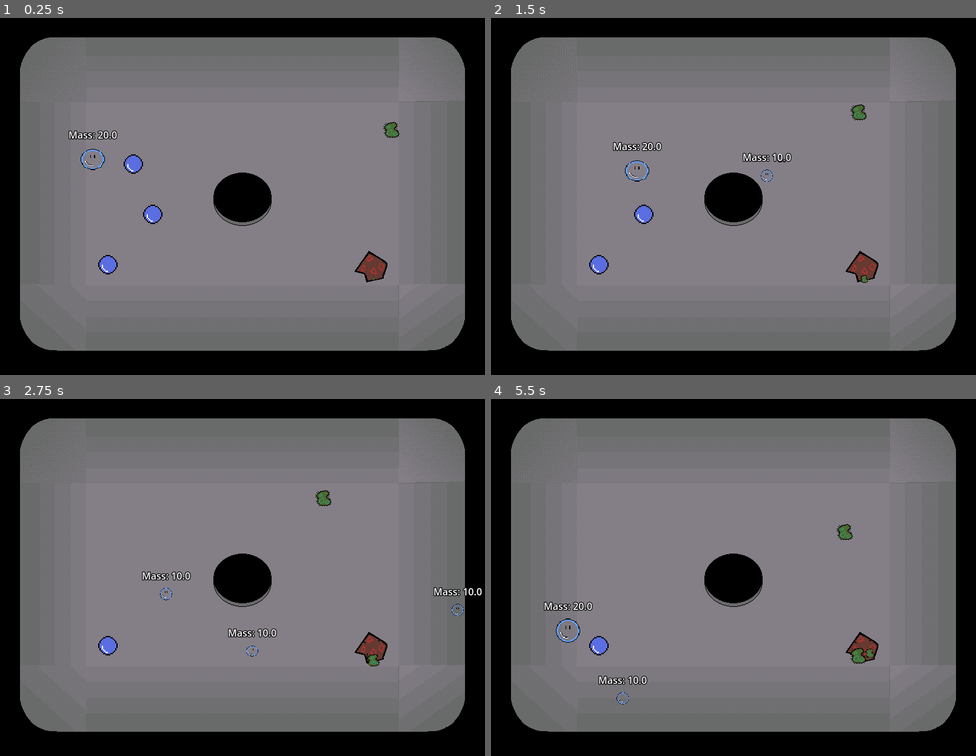
Above: before the commit, frames 1-4 (two rows, left to right).
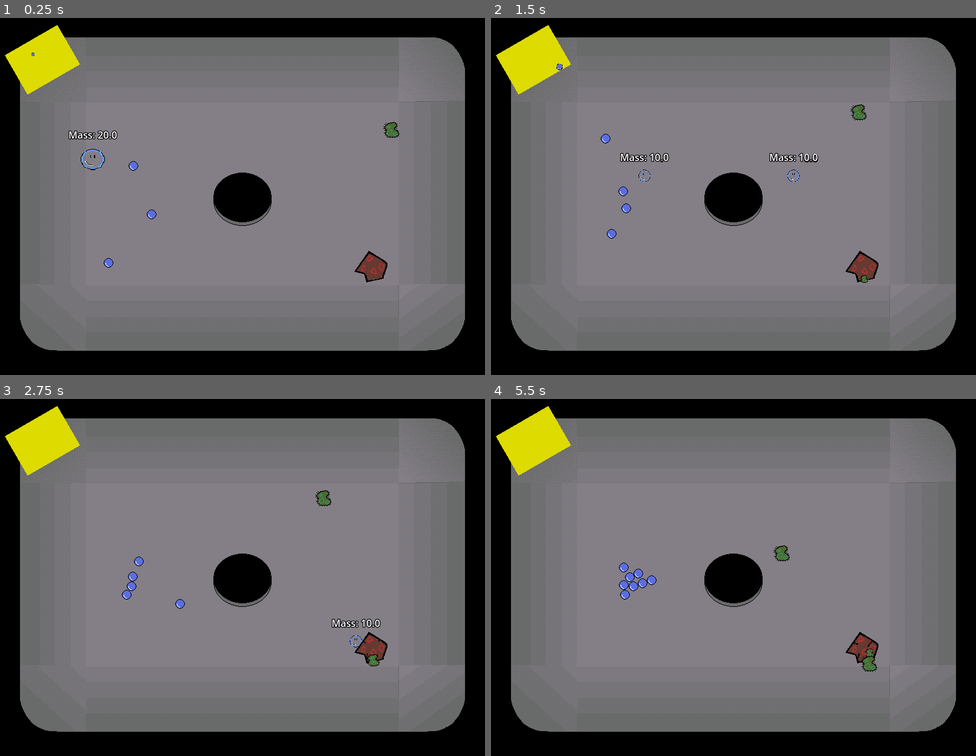
Above: after the commit, the same moments.

Repository: that-damn-cat/BubbleTrouble
Game: Godot game, scene res://game.tscn
Same seed, same stepped clock (60 frames per second), same inputs: the game is played once before the commit and once after it.
Inputs:
- Up to frame 1 (0.25 s): no input
- Up to frame 2 (1.5 s): hold Right (right) 0.53-1.28 s; tap Space (shoot) at 0.6, 1.35 s; hold Down (down) from 1.28 s (still down)
- Up to frame 3 (2.75 s): release Down (down) at 2.03 s; hold Right (right) from 2.03 s (still down); tap Space (shoot) at 2.1 s
- Up to frame 4 (5.5 s): release Right (right) at 2.78 s; hold Up (up) 2.78-3.53 s; tap Space (shoot) every 0.75 s from 2.85 to 5.1 s; hold Left (left) 3.53-5.03 s; hold Down (down) from 5.03 s (still down)

The runs differ from the first frame. In frame 1, 2.0% of the frame differs, in the area x 1-34%, y 2-72%; in frame 2, 2.9%; in frame 3, 2.7%; in frame 4, 3.0%, in the area x 1-80%, y 2-86%.

Commit message:
Ough My Brain Hurts
Physics

Diff:
--- a/Components/ForceRegion/force_region.gd
+++ b/Components/ForceRegion/force_region.gd
@@ -16,15 +16,15 @@
 	var collision_shape = find_children("*", "CollisionShape2D", false)[0]
 	var shape = collision_shape.shape
 
-	if shape is CircleShape2D:
-		max_size = shape.radius * 2.0
-
 	if shape is RectangleShape2D:
 		match push_direction:
 			Direction.DOWN, Direction.UP:
 				max_size = shape.size.y
 			Direction.LEFT, Direction.RIGHT:
 				max_size = shape.size.x
+	else:
+		push_error("Shape type not yet supported by force region")
+		queue_free()
 
 func _on_body_entered(body: Node2D):
 	if body is CharacterBody2D:
--- a/Entities/Dirt/dirt.gd
+++ b/Entities/Dirt/dirt.gd
@@ -1,4 +1,5 @@
-extends Area2D
+class_name Dirt
+extends CharacterBody2D
 
 @export var animation: AnimatedSprite2D
 @export var health_component: HealthComponent
--- a/Entities/Dirt/dirt.tscn
+++ b/Entities/Dirt/dirt.tscn
@@ -140,7 +140,7 @@
 "speed": 4.0
 }]
 
-[node name="Dirt" type="Area2D" node_paths=PackedStringArray("animation", "health_component", "germ_spawn_point", "hurtbox_shape", "germ_sprite")]
+[node name="Dirt" type="CharacterBody2D" node_paths=PackedStringArray("animation", "health_component", "germ_spawn_point", "hurtbox_shape", "germ_sprite") groups=["Enemies"]]
 collision_layer = 4
 collision_mask = 49
 script = ExtResource("1_0h0vm")
@@ -194,7 +194,7 @@
 scale = Vector2(0.1, 0.1)
 sprite_frames = SubResource("SpriteFrames_58vbj")
 autoplay = "default"
-frame_progress = 0.4350911
+frame_progress = 0.39154035
 
 [connection signal="damaged" from="HealthComponent" to="." method="_on_damaged"]
 [connection signal="died" from="HealthComponent" to="." method="_on_died"]
--- /dev/null
+++ b/Entities/Drain/drain.gd
@@ -0,0 +1,55 @@
+extends Marker2D
+
+@export var drain_gravity = 1400.0
+var velocity_bodies: Array[CharacterBody2D]
+
+func _ready() -> void:
+	pass
+	# await globals.data_ready
+
+	# globals.player_container.child_entered_tree.connect(add_affected_child)
+	# globals.enemy_container.child_entered_tree.connect(add_affected_child)
+
+	# globals.player_container.child_exiting_tree.connect(remove_affected_child)
+	# globals.enemy_container.child_exiting_tree.connect(remove_affected_child)
+
+	# for child in globals.player_container.get_children():
+	# 	add_affected_child(child)
+
+	# for child in globals.enemy_container.get_children():
+	# 	add_affected_child(child)
+
+func _physics_process(_delta: float) -> void:
+	pass
+	# for body in velocity_bodies:
+	# 	var gravity_direction: Vector2 = body.global_position.direction_to(global_position)
+
+	# 	var body_mass = body.get("mass")
+	# 	if not body_mass:
+	# 		body_mass = 16.0
+
+	# 	var radius_squared = pow(global_position.distance_to(body.global_position), 2)
+
+	# 	body.velocity += gravity_direction * ((drain_gravity * body_mass) / radius_squared)
+
+func add_affected_child(node: Node) -> void:
+	if not node is CharacterBody2D:
+		return
+
+	node = node as CharacterBody2D
+
+	if node in velocity_bodies:
+		return
+
+	velocity_bodies.append(node)
+
+func remove_affected_child(node: Node) -> void:
+	if not node is CharacterBody2D:
+		return
+
+	node = node as CharacterBody2D
+
+	if not node in velocity_bodies:
+		return
+
+	velocity_bodies.erase(node)
--- /dev/null
+++ b/Entities/Drain/drain.tscn
@@ -0,0 +1,23 @@
+[gd_scene load_steps=4 format=3 uid="uid://bvsa47mq8yph7"]
+
+[ext_resource type="Script" uid="uid://c3yvho5a666l7" path="res://Entities/Drain/kill_zone.gd" id="1_d4d82"]
+[ext_resource type="Script" uid="uid://vj5wmvkm5ggp" path="res://Entities/Drain/drain.gd" id="1_l2val"]
+
+[sub_resource type="CapsuleShape2D" id="CapsuleShape2D_d4d82"]
+radius = 41.0
+height = 90.0
+
+[node name="Drain" type="Marker2D"]
+script = ExtResource("1_l2val")
+
+[node name="KillZone" type="Area2D" parent="."]
+collision_layer = 16
+collision_mask = 14
+script = ExtResource("1_d4d82")
+
+[node name="DrainCollider" type="CollisionShape2D" parent="KillZone"]
+rotation = 1.5707964
+shape = SubResource("CapsuleShape2D_d4d82")
+
+[connection signal="area_entered" from="KillZone" to="KillZone" method="_on_area_entered"]
+[connection signal="body_entered" from="KillZone" to="KillZone" method="_on_body_entered"]
--- /dev/null
+++ b/Entities/Drain/kill_zone.gd
@@ -0,0 +1,8 @@
+extends Area2D
+
+func _on_area_entered(area: Area2D) -> void:
+	pass
+
+func _on_body_entered(body: Node2D) -> void:
+	if body is Player or body is Germ or body is Dirt or body is Droplet:
+		body.queue_free()
--- a/Entities/Droplet/droplet.gd
+++ b/Entities/Droplet/droplet.gd
@@ -1,11 +1,54 @@
-extends Area2D
+class_name Droplet
+extends CharacterBody2D
 
 @export var size_bonus: float = 5.0
 @export var grow_component: GrowComponent
+@export var sprite: Sprite2D
+
+@export_category("Physics")
+@export var friction: float = 0.03
+@export var bounce_damping: float = 0.6
+
+@export_category("Droplet Clustering")
+@export var attraction_radius: float = 30.0
+@export var attraction_strength: float = 20.0
+@export var max_attract_force: float = 40.0
 
 func _ready() -> void:
-	grow_component.size = 16.0
+	grow_component.size = sprite.texture.get_size().x / 2.0
 	grow_component.update_size()
+
+func _physics_process(delta: float) -> void:
+	apply_attraction()
+
+	velocity = lerp(velocity, Vector2.ZERO, friction)
+	var collision := move_and_collide(velocity * delta)
+
+	if collision:
+		handle_collision(collision)
+
+func apply_attraction() -> void:
+	for droplet in get_tree().get_nodes_in_group("Droplets"):
+		droplet = droplet as Droplet
+
+		if droplet == self:
+			continue
+
+		var direction: Vector2 = global_position.direction_to(droplet.global_position)
+		var distance: float = direction.length()
+
+		if distance > attraction_radius or distance == 0.0:
+			continue
+
+		var force: float = attraction_strength / max(distance * distance, 20.0)
+		force = min(force, max_attract_force)
+
+		velocity += direction.normalized() * force
+		velocity *= 0.995
+
+
+func handle_collision(collision: KinematicCollision2D) -> void:
+	velocity = velocity.bounce(collision.get_normal()) * bounce_damping
 
 func _on_body_entered(body: Node2D) -> void:
 	if not body is Player:
--- a/Entities/Droplet/droplet.tscn
+++ b/Entities/Droplet/droplet.tscn
@@ -7,28 +7,38 @@
 [sub_resource type="CircleShape2D" id="CircleShape2D_y06n3"]
 radius = 8.0
 
-[node name="Droplet" type="Area2D" node_paths=PackedStringArray("grow_component")]
+[sub_resource type="CircleShape2D" id="CircleShape2D_mmn5u"]
+radius = 9.0
+
+[node name="Droplet" type="CharacterBody2D" node_paths=PackedStringArray("grow_component", "sprite") groups=["Droplets"]]
 collision_layer = 8
-collision_mask = 50
+collision_mask = 62
 script = ExtResource("1_y06n3")
 size_bonus = 10.0
 grow_component = NodePath("GrowComponent")
+sprite = NodePath("Sprite2D")
 
 [node name="Sprite2D" type="Sprite2D" parent="."]
 unique_name_in_owner = true
 texture = ExtResource("2_pdndv")
 
-[node name="CollisionShape2D" type="CollisionShape2D" parent="."]
-shape = SubResource("CircleShape2D_y06n3")
-debug_color = Color(0.008714891, 0.529545, 0.36803523, 0.41960785)
-
 [node name="GrowComponent" type="Node" parent="." node_paths=PackedStringArray("sprites", "collision_offsets")]
 script = ExtResource("3_mmn5u")
 sprites = [NodePath("../Sprite2D")]
 collision_offsets = {
-NodePath("../CollisionShape2D"): 0.0
+NodePath("../PhysicsCollider"): 0.0
 }
 metadata/_custom_type_script = "uid://clk0dpb5pe8ty"
 
-[connection signal="body_entered" from="." to="." method="_on_body_entered"]
-[connection signal="child_entered_tree" from="CollisionShape2D" to="." method="_on_collision_shape_2d_child_entered_tree"]
+[node name="PhysicsCollider" type="CollisionShape2D" parent="."]
+shape = SubResource("CircleShape2D_y06n3")
+debug_color = Color(0.008714891, 0.529545, 0.36803523, 0.41960785)
+
+[node name="MergeArea" type="Area2D" parent="."]
+collision_layer = 8
+collision_mask = 2
+
+[node name="MergeCollider" type="CollisionShape2D" parent="MergeArea"]
+shape = SubResource("CircleShape2D_mmn5u")
+
+[connection signal="body_entered" from="MergeArea" to="." method="_on_body_entered"]
--- a/Entities/Germ/germ.tscn
+++ b/Entities/Germ/germ.tscn
@@ -18,7 +18,7 @@
 [sub_resource type="CircleShape2D" id="CircleShape2D_1i5w4"]
 radius = 13.0
 
-[node name="Germ" type="CharacterBody2D" node_paths=PackedStringArray("health_component")]
+[node name="Germ" type="CharacterBody2D" node_paths=PackedStringArray("health_component") groups=["Enemies"]]
 collision_layer = 4
 collision_mask = 53
 script = ExtResource("1_wjhn7")
--- a/Entities/Player/States/splitting.gd
+++ b/Entities/Player/States/splitting.gd
@@ -10,6 +10,12 @@
 	controlled_node.animation.play("split")
 
 func split() -> void:
+	if not merge_collider:
+		return
+
+	if not controlled_node:
+		return
+
 	merge_collider.disabled = true
 
 	var player_resource := load(player_scene_path) as PackedScene
--- a/Entities/Player/player.tscn
+++ b/Entities/Player/player.tscn
@@ -170,7 +170,7 @@
 &"split": SubResource("Animation_lub02")
 }
 
-[node name="Player" type="CharacterBody2D" node_paths=PackedStringArray("grow_component", "health_component", "animation")]
+[node name="Player" type="CharacterBody2D" node_paths=PackedStringArray("grow_component", "health_component", "animation") groups=["Player"]]
 collision_layer = 2
 collision_mask = 57
 script = ExtResource("1_y2db8")
--- /dev/null
+++ b/Entities/Sponge/sponge.gd
@@ -0,0 +1,44 @@
+class_name Sponge
+extends StaticBody2D
+
+@export_category("Droplet Spawning")
+@export var droplet_growth_rate: float = 1.0
+@export var droplet_spawn_point: Marker2D
+@export var collision_shape: CollisionShape2D
+@export var droplet_sprite: Sprite2D
+@export var droplet_scene: PackedScene
+
+var droplet_growing: bool = false
+var rect_shape: RectangleShape2D
+
+func _ready() -> void:
+	rect_shape = collision_shape.shape
+
+func _process(delta: float) -> void:
+	if not droplet_growing:
+		droplet_spawn_point.position = get_random_point(rect_shape)
+		droplet_growing = true
+		droplet_sprite.visible = true
+
+	droplet_sprite.scale.x += droplet_growth_rate * delta
+	droplet_sprite.scale.y += droplet_growth_rate * delta
+
+	if droplet_sprite.scale.x >= 1.0:
+		droplet_growing = false
+		droplet_sprite.scale.x = 0.1
+		droplet_sprite.scale.y = 0.1
+		droplet_sprite.visible = false
+		spawn_droplet()
+
+func spawn_droplet() -> void:
+	var new_droplet = droplet_scene.instantiate()
+	new_droplet.global_position = droplet_spawn_point.global_position
+	globals.pickup_container.add_child(new_droplet)
+
+func get_random_point(shape: RectangleShape2D) -> Vector2:
+	var extents = shape.extents
+
+	var x: float = randf_range(-extents.x, extents.x)
+	var y: float = randf_range(-extents.y, extents.y)
+
+	return(Vector2(x, y))
--- /dev/null
+++ b/Entities/Sponge/sponge.tscn
@@ -0,0 +1,30 @@
+[gd_scene load_steps=5 format=3 uid="uid://mi5q8r0bjsc1"]
+
+[ext_resource type="Script" uid="uid://d3cpjoakuil4x" path="res://Entities/Sponge/sponge.gd" id="1_vgr8m"]
+[ext_resource type="PackedScene" uid="uid://x3otvmpq532f" path="res://Entities/Droplet/droplet.tscn" id="2_jnoo6"]
+[ext_resource type="Texture2D" uid="uid://cge2onhjc7w8a" path="res://Entities/Droplet/Assets/droplet.png" id="3_vfflg"]
+
+[sub_resource type="RectangleShape2D" id="RectangleShape2D_hve3p"]
+size = Vector2(100, 75)
+
+[node name="Sponge" type="StaticBody2D" node_paths=PackedStringArray("droplet_spawn_point", "collision_shape", "droplet_sprite")]
+collision_mask = 14
+script = ExtResource("1_vgr8m")
+droplet_spawn_point = NodePath("DropletSpawnPoint")
+collision_shape = NodePath("CollisionShape2D")
+droplet_sprite = NodePath("DropletSpawnPoint/DropletSprite")
+droplet_scene = ExtResource("2_jnoo6")
+
+[node name="Polygon2D" type="Polygon2D" parent="."]
+color = Color(0.8683233, 0.8604182, 3.85046e-07, 1)
+polygon = PackedVector2Array(-50, -37.5, 50, -37.5, 50, 37.5, -50, 37.5)
+
+[node name="CollisionShape2D" type="CollisionShape2D" parent="."]
+shape = SubResource("RectangleShape2D_hve3p")
+
+[node name="DropletSpawnPoint" type="Marker2D" parent="."]
+
+[node name="DropletSprite" type="Sprite2D" parent="DropletSpawnPoint"]
+visible = false
+scale = Vector2(0.1, 0.1)
+texture = ExtResource("3_vfflg")
--- a/game.gd
+++ b/game.gd
@@ -1,6 +1,7 @@
 extends Node
 
 func _ready() -> void:
+	globals.game_node = self
 	globals.player_container = %Players
 	globals.enemy_container = %Enemies
 	globals.pickup_container = %Pickups
--- a/game.tscn
+++ b/game.tscn
@@ -7,6 +7,8 @@
 [ext_resource type="PackedScene" uid="uid://dgqdov4kcwtwt" path="res://Entities/Germ/germ.tscn" id="3_0ia01"]
 [ext_resource type="Script" uid="uid://j4dd7yhlo1qm" path="res://Components/ForceRegion/force_region.gd" id="3_eow3j"]
 [ext_resource type="AudioStream" uid="uid://bpaiu2bwmep05" path="res://Assets/bubbletrubl.wav" id="4_fc0e3"]
+[ext_resource type="PackedScene" uid="uid://bvsa47mq8yph7" path="res://Entities/Drain/drain.tscn" id="4_vef74"]
+[ext_resource type="PackedScene" uid="uid://mi5q8r0bjsc1" path="res://Entities/Sponge/sponge.tscn" id="5_hve3p"]
 [ext_resource type="PackedScene" uid="uid://ch44dxs3vx8wj" path="res://Entities/Dirt/dirt.tscn" id="6_j5wjh"]
 
 [sub_resource type="RectangleShape2D" id="RectangleShape2D_eow3j"]
@@ -95,6 +97,9 @@
 position = Vector2(-70, 0)
 shape = SubResource("RectangleShape2D_vef74")
 
+[node name="Drain" parent="." instance=ExtResource("4_vef74")]
+position = Vector2(400, 300)
+
 [node name="Bounds" type="StaticBody2D" parent="."]
 
 [node name="Top" type="CollisionShape2D" parent="Bounds"]
@@ -110,6 +115,10 @@
 [node name="Right" type="CollisionShape2D" parent="Bounds"]
 position = Vector2(800, 600)
 shape = SubResource("WorldBoundaryShape2D_ryrav")
+
+[node name="Sponge" parent="." instance=ExtResource("5_hve3p")]
+position = Vector2(70, 70)
+rotation = -0.5235988
 
 [node name="Players" type="Node" parent="."]
 unique_name_in_owner = true
--- a/globals.gd
+++ b/globals.gd
@@ -1,7 +1,19 @@
 extends Node
+
+signal data_ready
 
 var scaling_factor: float = 2.0
 
+var game_node: Node = null
 var player_container: Node = null
 var enemy_container: Node = null
 var pickup_container: Node = null
+var data_filled: bool = false
+
+func _process(_delta: float) -> void:
+	if data_filled:
+		return
+
+	if game_node and player_container and enemy_container and pickup_container:
+		data_filled = true
+		data_ready.emit()
--- a/project.godot
+++ b/project.godot
@@ -30,6 +30,7 @@
 
 Player=""
 Enemies=""
+Droplets=""
 
 [input]
 
Binary file removed: Entities/Drain/Assets/drain.png
Not shown, added: Entities/Drain/drain.gd.uid
Not shown, added: Entities/Drain/kill_zone.gd.uid
Not shown: 1 places in Entities/Droplet/droplet.tscn that only renumber resources
Not shown, added: Entities/Sponge/sponge.gd.uid
Not shown: 1 places in game.tscn that only renumber resources
